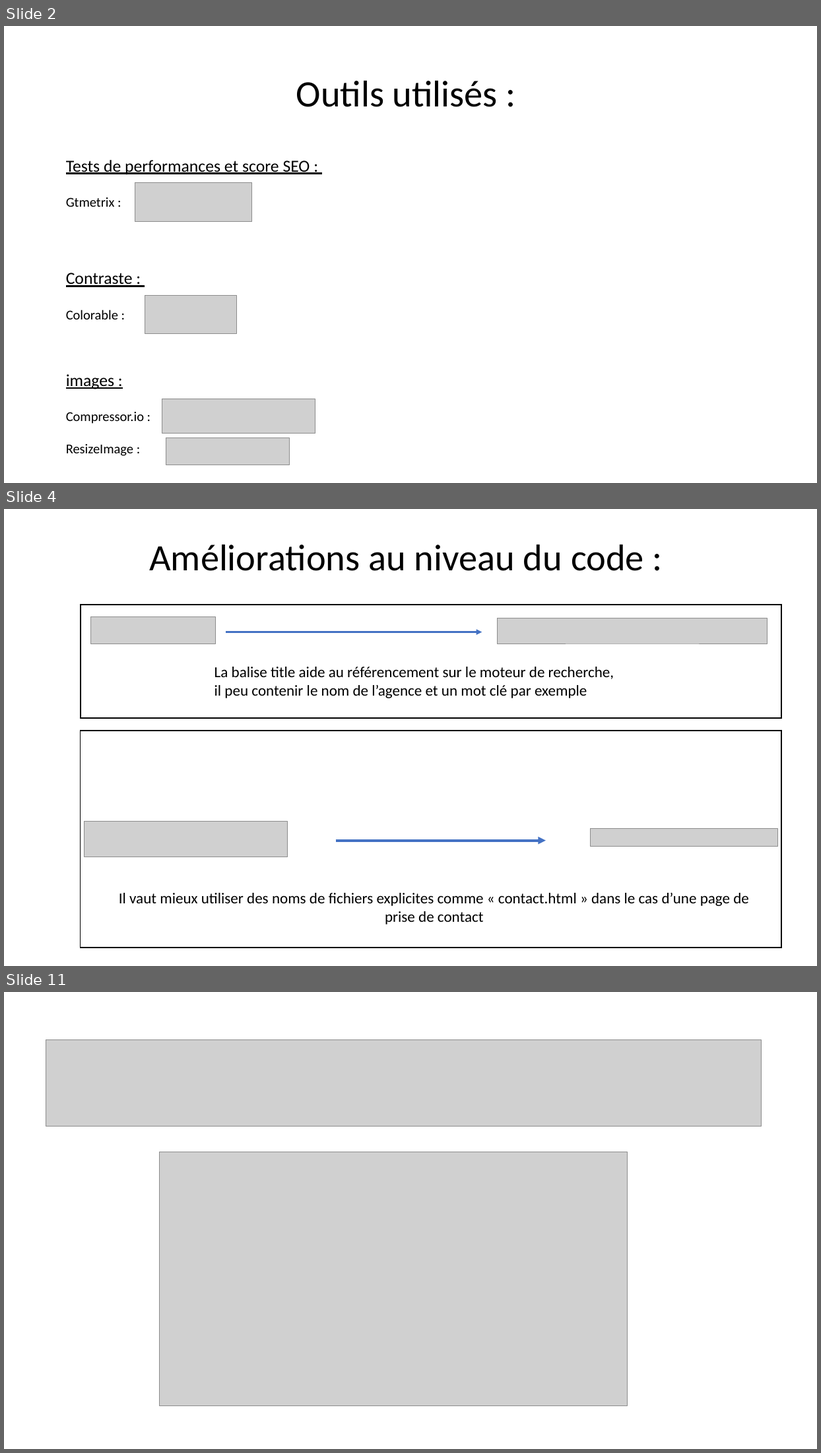
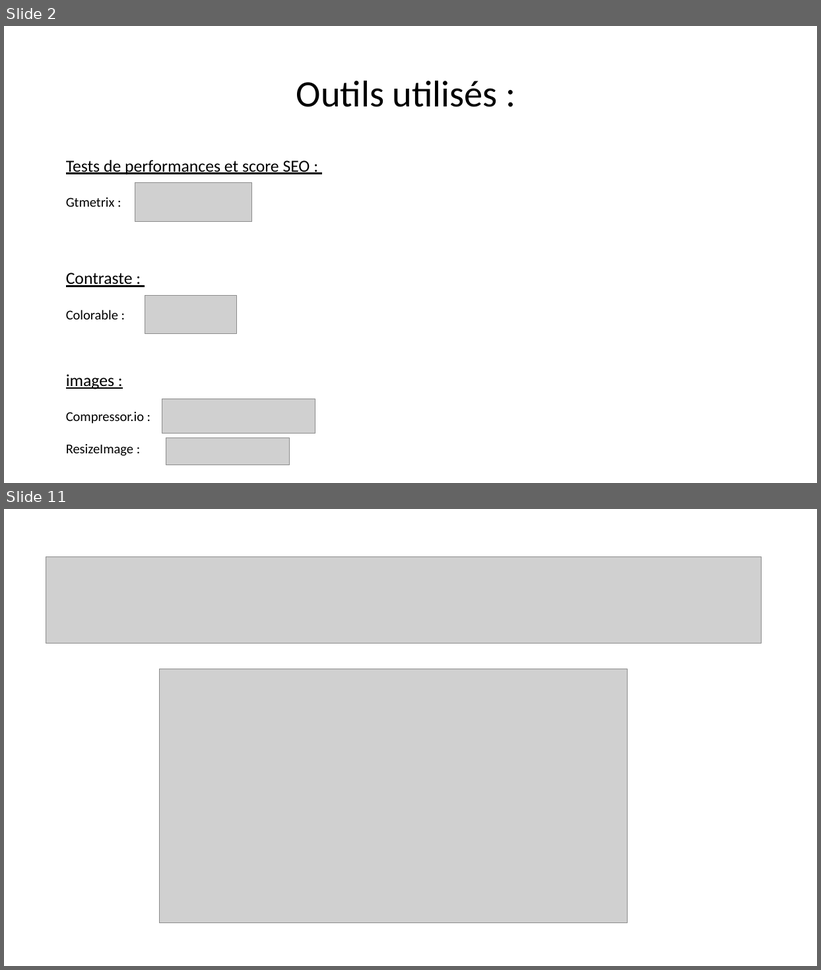
Before and after one commit to Nono-Le-Robot/TP04_Optimisez_un_site_web_existant, a slide deck: Ressources/Soutenance projet 04.pptx. Shown one above the other, each under a label of ours: slides 2, 4 and 11 before the commit, slides 2 and 11 after it; the slides between them are not shown. The pictures are 821x1453 and 821x970 pixels, drawn with LibreOffice and Linux fonts; fonts in the diff are those of the drawing; grey boxes stand for pictures. Boxes give left, top, right and bottom in pixels: in the first picture for what was removed or moved away, otherwise in the second. Text is boxed around its words. In the diff, an @@ line names an element or a change of style, - is before the commit and + after.

```diff
--- a/Ressources/Soutenance projet 04.pptx
+++ b/Ressources/Soutenance projet 04.pptx
@@ slide 4 removed at (4, 509, 817, 966), background #FFFFFF @@
@@ title removed at (149, 544, 644, 571) @@
-Améliorations au niveau du code :
@@ rectangle removed at (81, 605, 781, 719) @@
@@ picture removed at (91, 617, 216, 644) @@
@@ picture removed at (498, 618, 768, 644) @@
@@ arrow removed from (226, 632) to (482, 632) @@
@@ text removed at (215, 667, 614, 698) @@
-La balise title aide au référencement sur le moteur de recherche,
-il peu contenir le nom de l’agence et un mot clé par exemple
@@ rectangle removed at (81, 731, 781, 948) @@
@@ picture removed at (84, 822, 288, 857) @@
@@ arrow removed from (336, 841) to (546, 841) @@
@@ picture removed at (591, 829, 779, 848) @@
@@ text removed at (119, 893, 749, 925) @@
-Il vaut mieux utiliser des noms de fichiers explicites comme « contact.html » dans le cas d’une page de prise de contact
```
Also in this commit, not shown: 12 slides changed, 5 slides added, 6 other slides removed, 2 other files.
